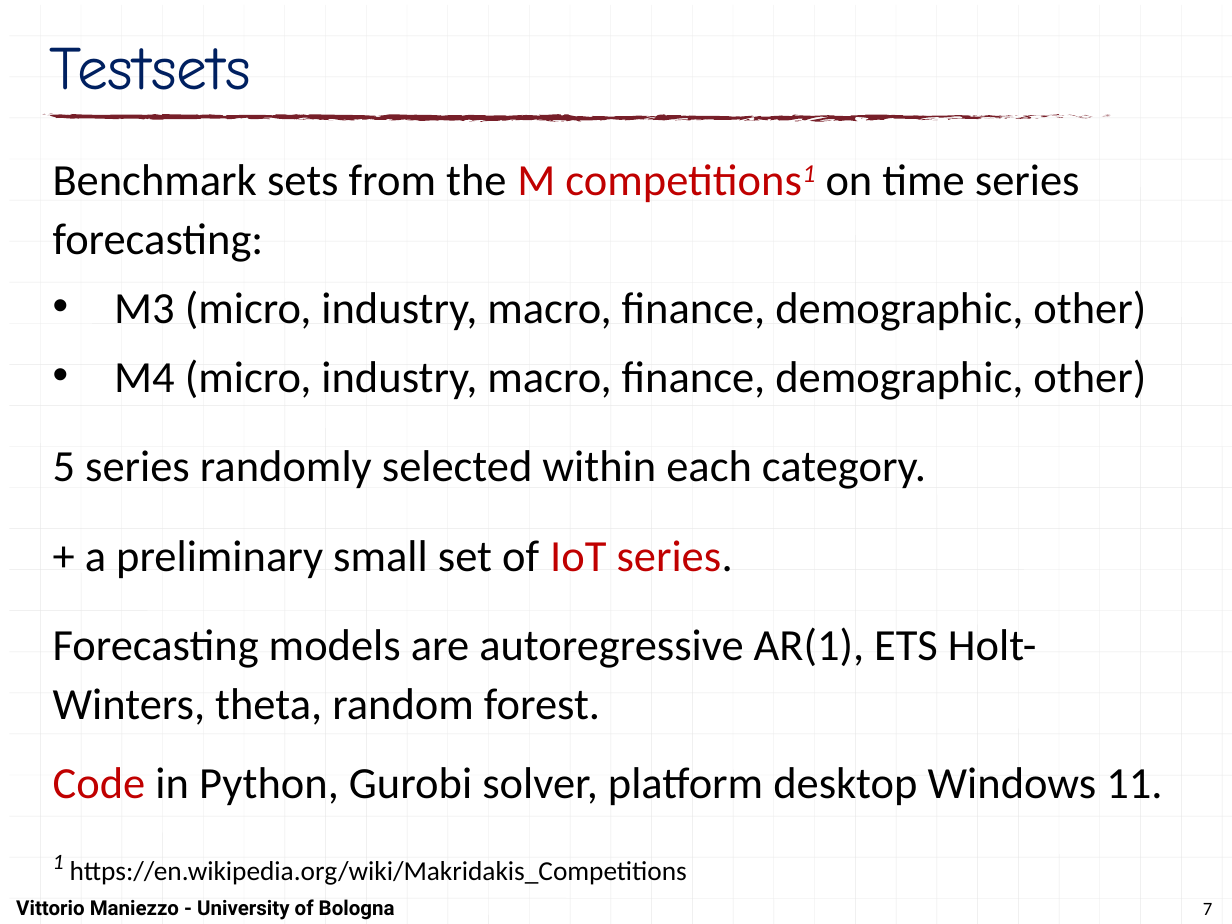
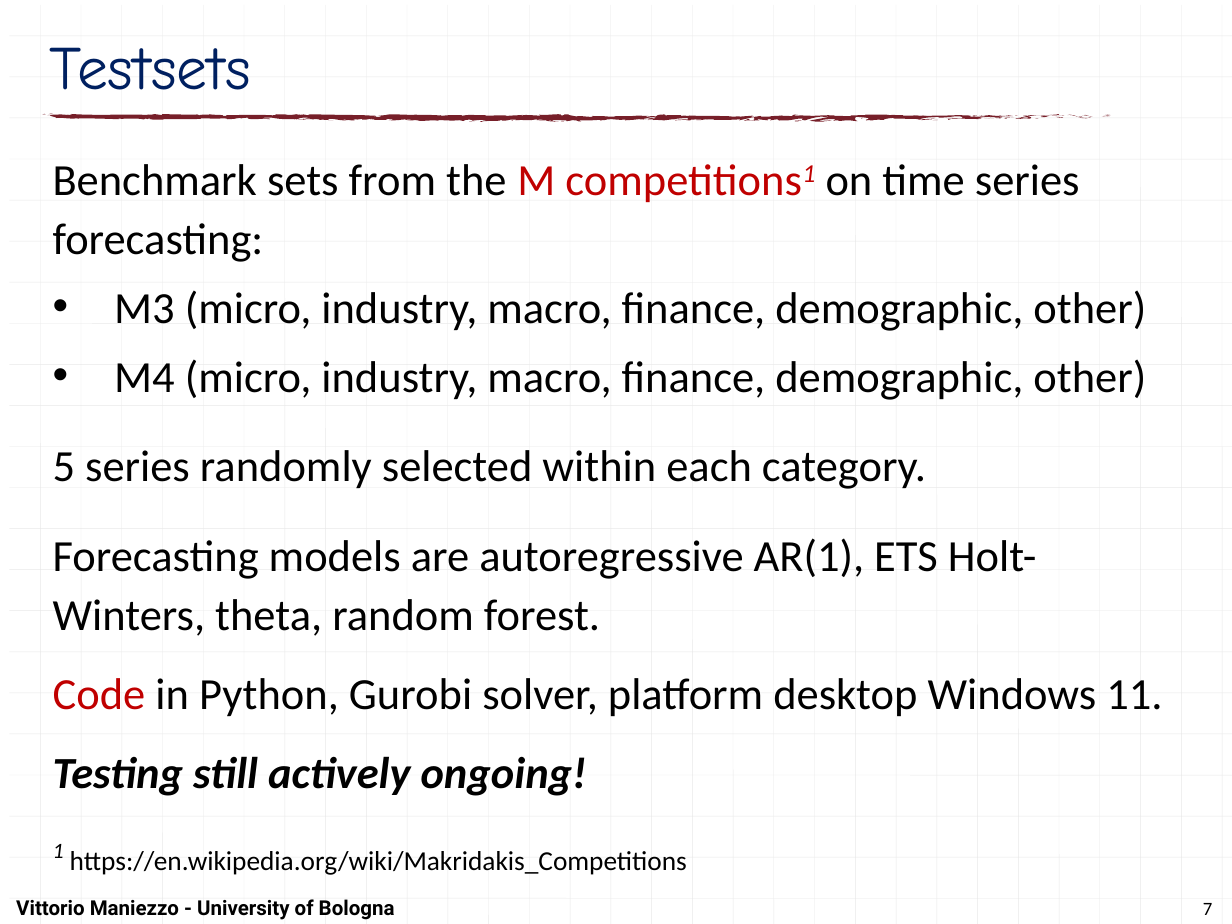
Before and after one commit to maniezzo/segmentation, a slide deck: slide 7 of doc/IOCFC26/forecastSegmentation.pptx. Drawn at 1232x924 pixels with LibreOffice and Linux fonts; fonts in the diff are those of the drawing. Boxes give left, top, right and bottom in pixels: in the first picture for what was removed or moved away, otherwise in the second. Text is boxed around its words. In the diff, an @@ line names an element or a change of style, - is before the commit and + after.

```diff
--- a/doc/IOCFC26/forecastSegmentation.pptx
+++ b/doc/IOCFC26/forecastSegmentation.pptx
@@ text at bbox=[85, 540, 733, 579]: paragraph removed @@
-+ a preliminary small set of IoT series.
@@ text at bbox=[53, 756, 587, 796]: paragraph added @@
+Testing still actively ongoing!
```
Also in this commit, not shown: 9 other slides changed, 12 other files.
